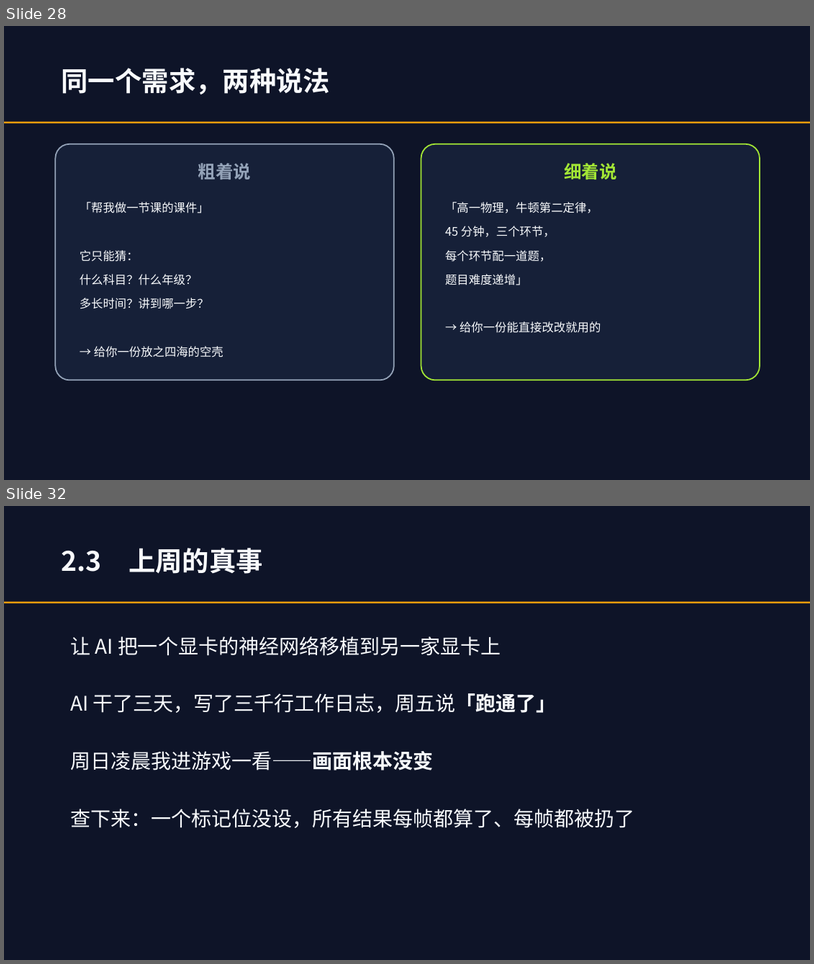
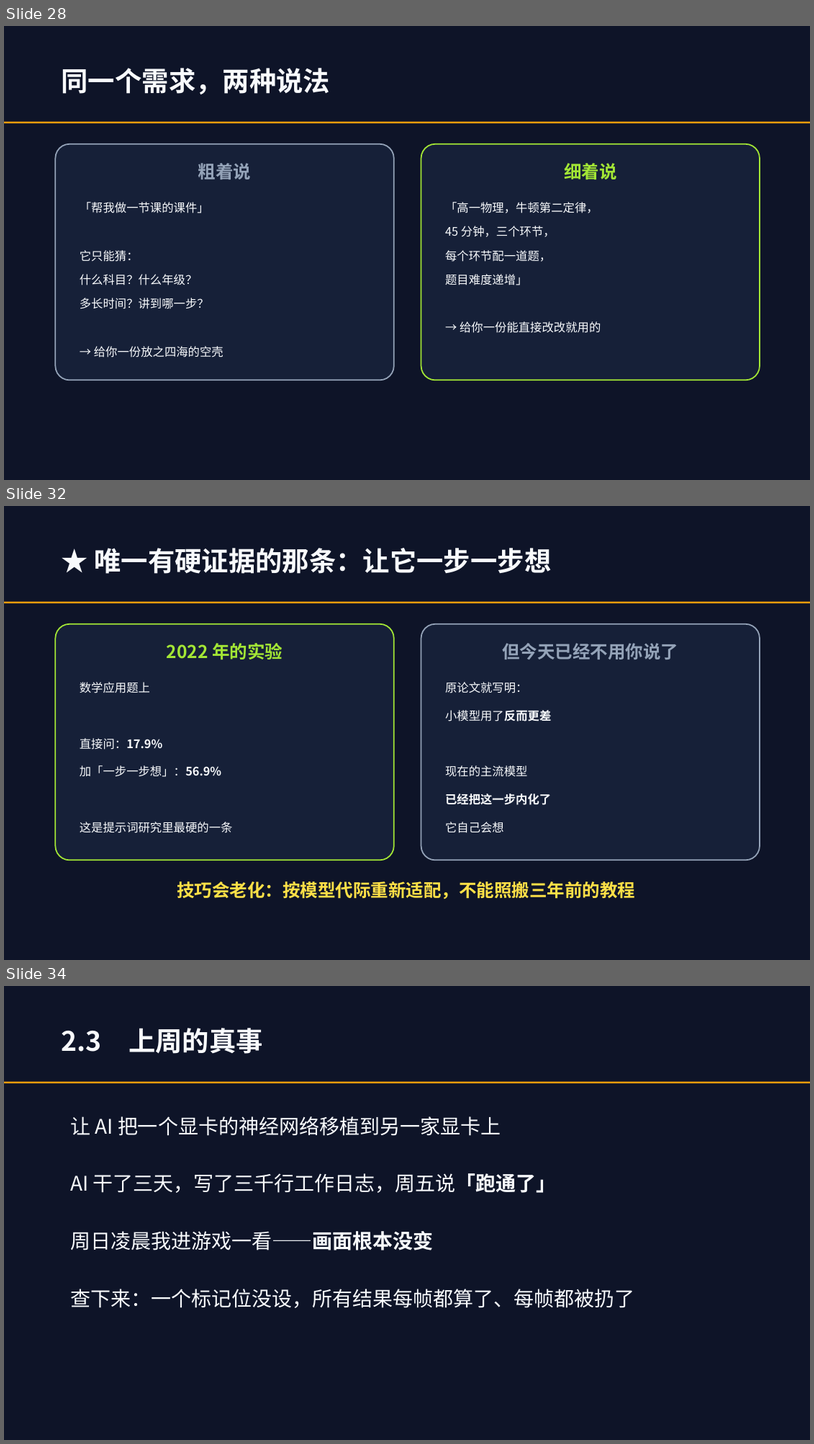
Before and after one commit to lmxxf/ai-theorys-study, a slide deck: wechat/curriculum/智能通识课.pptx. Shown one above the other, each under a label of ours: slides 28 and 32 before the commit, slides 28, 32 and 34 after it; the slides between them are not shown. The pictures are 814x964 and 814x1444 pixels, drawn with LibreOffice and Linux fonts; fonts in the diff are those of the drawing. Boxes give left, top, right and bottom in pixels: in the first picture for what was removed or moved away, otherwise in the second. Text is boxed around its words. In the diff, an @@ line names an element or a change of style, - is before the commit and + after.

```diff
--- a/wechat/curriculum/智能通识课.pptx
+++ b/wechat/curriculum/智能通识课.pptx
@@ slide 32 added at box(4, 506, 810, 960), background #0E1428 @@
@@ text added at box(94, 548, 551, 574), 32 pt, text #F8FAFC, bold @@
+★ 唯一有硬证据的那条：让它一步一步想
@@ rectangle added at box(4, 602, 810, 603), fill #F59E0B @@
@@ rounded rectangle added at box(55, 624, 394, 860), fill #162038, outline #A3E635 1.5 pt @@
@@ rounded rectangle added at box(422, 624, 760, 860), fill #162038, outline #94A3B8 1.5 pt @@
@@ text added at box(167, 643, 283, 659), 21 pt, text #A3E635, bold @@
+2022 年的实验
@@ text added at box(502, 643, 679, 659), 21 pt, text #94A3B8, bold @@
+但今天已经不用你说了
@@ text added at box(80, 682, 150, 693), 14 pt, text #F8FAFC @@
+数学应用题上
@@ text added at box(445, 682, 527, 693), 14 pt, text #F8FAFC @@
+原论文就写明：
@@ text added at box(445, 710, 551, 721), 14 pt, text #F8FAFC @@
+小模型用了反而更差
@@ text added at box(80, 738, 162, 749), 14 pt, text #F8FAFC, bold @@
+直接问：17.9%
@@ text added at box(80, 765, 221, 777), 14 pt, text #F8FAFC @@
+加「一步一步想」：56.9%
@@ text added at box(445, 765, 527, 777), 14 pt, text #F8FAFC @@
+现在的主流模型
@@ text added at box(445, 793, 551, 805), 14 pt, text #F8FAFC, bold @@
+已经把这一步内化了
@@ text added at box(80, 821, 233, 833), 14 pt, text #F8FAFC @@
+这是提示词研究里最硬的一条
@@ text added at box(445, 821, 504, 833), 14 pt, text #F8FAFC @@
+它自己会想
@@ text added at box(177, 881, 635, 898), 21 pt, text #FDE047, bold @@
+技巧会老化：按模型代际重新适配，不能照搬三年前的教程
@@ what was slide 32 is now slide 34 @@
```
Also in this commit, not shown: 3 slides changed, 6 other slides added, 1 slide removed, 2 other files.
